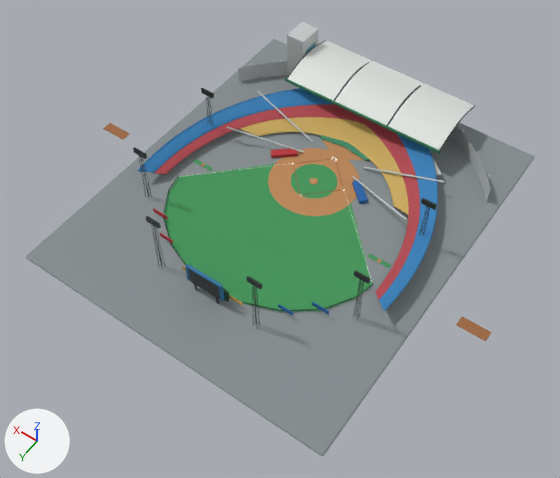
An edit to the glTF model public/models/estadio-quisqueya.glb, drawn before and after from the same camera.
Before and after are seen from a 50 mm lens placed at (-176.0, 263.0, 365.0), pointed at (-9.0, 30.0, -1.0). Lighting does not change. The marker at lower left points along +X, +Y and +Z. The first picture is the older version. Where no turn or scale is listed for an object, it has been applied to the vertices.

Names of what the first picture shows: 'field_grass', 'grandstand_outer_facade', 'infield_clay', 'infield_grass', 'main_grandstand_roof', 'roof_panel_left', 'roof_panel_right', 'section_bleachers_left', 'section_bleachers_right', 'section_palco_a', 'section_palco_aa', 'stadium_site' and 34 more.
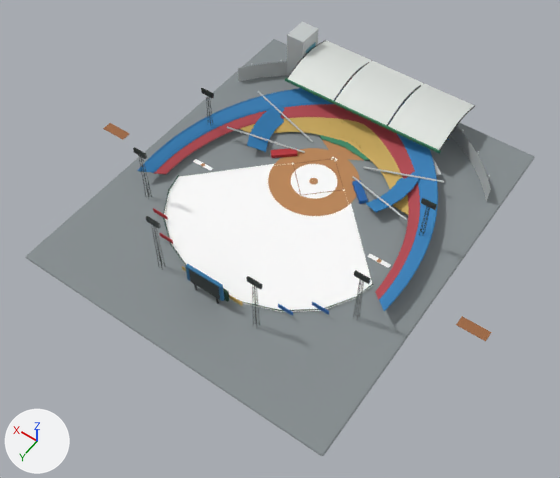
The change, as a list of edits to the scene's bpy script:
```text
Add mat_mat_grass:
    mat_mat_grass = principled_material('MAT_Grass')
    mat_mat_grass.base_color = (1.0, 1.0, 1.0)  # white #ffffff
    mat_mat_grass.roughness = 0.82
Change me_field_grass_mesh:
    where me_field_grass_mesh.from_pydata(...)  # 12 vertices, 10 faces; spans x -72.0..72.0, y -48.0..82.0, z 0.0
    remove me_field_grass_mesh.materials.append(mat_mat_grass_web_export)  # green #429559
    add me_field_grass_mesh.materials.append(mat_mat_grass)  # white #ffffff
Change me_circle_001:
    where me_circle_001.from_pydata(...)  # 64 vertices, 62 faces; spans x -14.8..14.8, y -14.8..14.8, z 0.0
    remove me_circle_001.materials.append(mat_mat_grass_web_export)  # green #429559
    add me_circle_001.materials.append(mat_mat_grass)  # white #ffffff
Add me_section_preferencia_mesh:
    me_section_preferencia_mesh.from_pydata(...)  # 300 vertices, 596 faces; spans x -57.0..57.0, y -101.0..-13.8, z 3.2..9.0
    me_section_preferencia_mesh.materials.append(mat_mat_seat_blue)  # blue #2c7cb5
Add ob_section_preferencia:
    ob_section_preferencia = bpy.data.objects.new('section_preferencia', me_section_preferencia_mesh)
    ob_section_preferencia.location = (0.0, 0.0, 0.0)
```

Changed parts and their boxes [x1, y1, x2, y2] in the pictures (560 x 478 px):
'field_grass', recoloured (green to white): [164, 164, 372, 312] in both
'section_preferencia', added: after [247, 102, 422, 212]
'infield_grass', recoloured (green to white): [291, 164, 337, 199] in both
